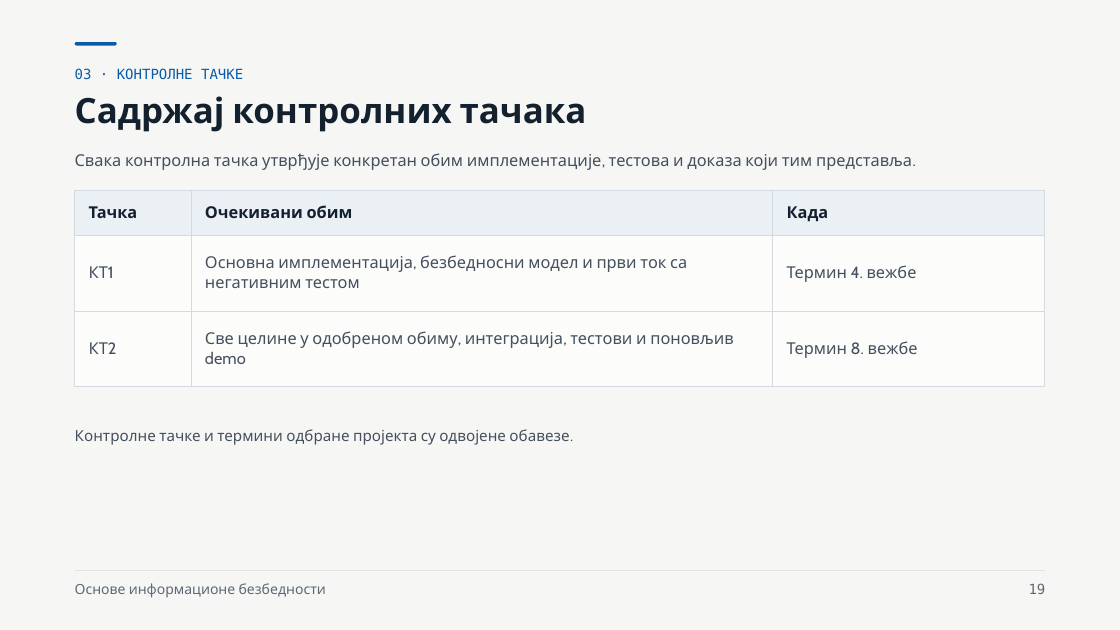
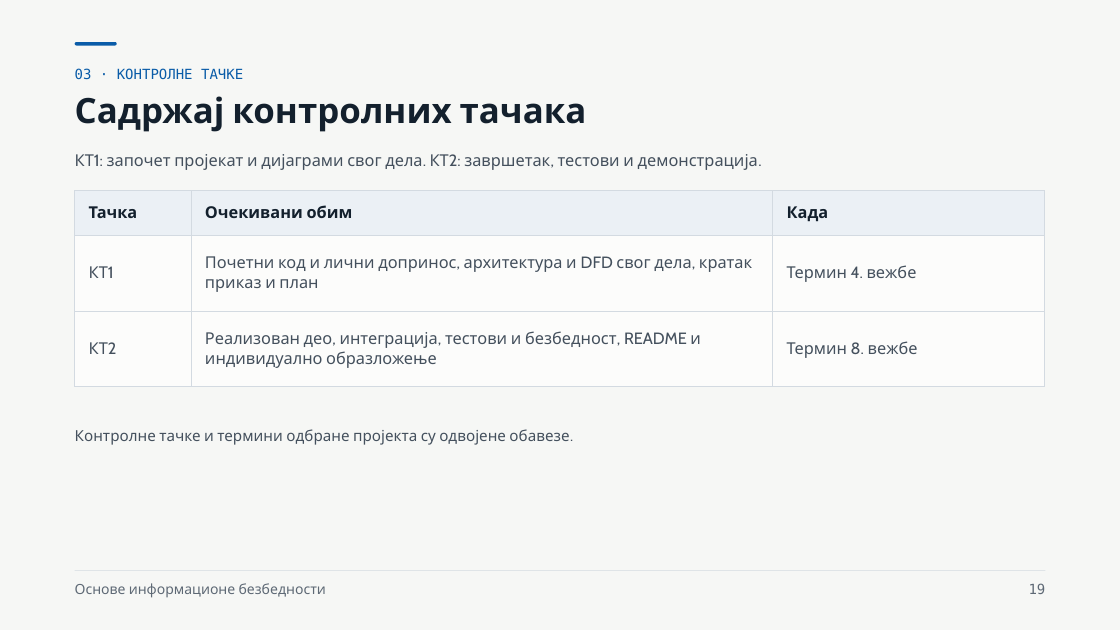
Before and after one commit to owlCoder/ftn-nastavni-portal, a slide deck: slide 19 of public/downloads/oib-prezentacije/00_Osnovne_informacije.pptx. Drawn at 1120x630 pixels with LibreOffice and Linux fonts; fonts in the diff are those of the drawing. Boxes give left, top, right and bottom in pixels: in the first picture for what was removed or moved away, otherwise in the second. Text is boxed around its words. In the diff, an @@ line names an element or a change of style, - is before the commit and + after.

```diff
--- a/public/downloads/oib-prezentacije/00_Osnovne_informacije.pptx
+++ b/public/downloads/oib-prezentacije/00_Osnovne_informacije.pptx
@@ text at bbox=[107, 154, 758, 170]: text changed @@
-Свака контролна тачка утврђује конкретан обим имплементације, тестова и доказа који тим представља.
+КТ1: започет пројекат и дијаграми свог дела. КТ2: завршетак, тестови и демонстрација.
@@ table at bbox=[74, 190, 1044, 372] @@
-row 2, column 2: Основна имплементација, безбедносни модел и први ток са негативним тестом
+row 2, column 2: Почетни код и лични допринос, архитектура и DFD свог дела, кратак приказ и план
-row 3, column 2: Све целине у одобреном обиму, интеграција, тестови и поновљив demo
+row 3, column 2: Реализован део, интеграција, тестови и безбедност, README и индивидуално образложење
```
Also in this commit, not shown: 5 other slides changed, 32 other files.
